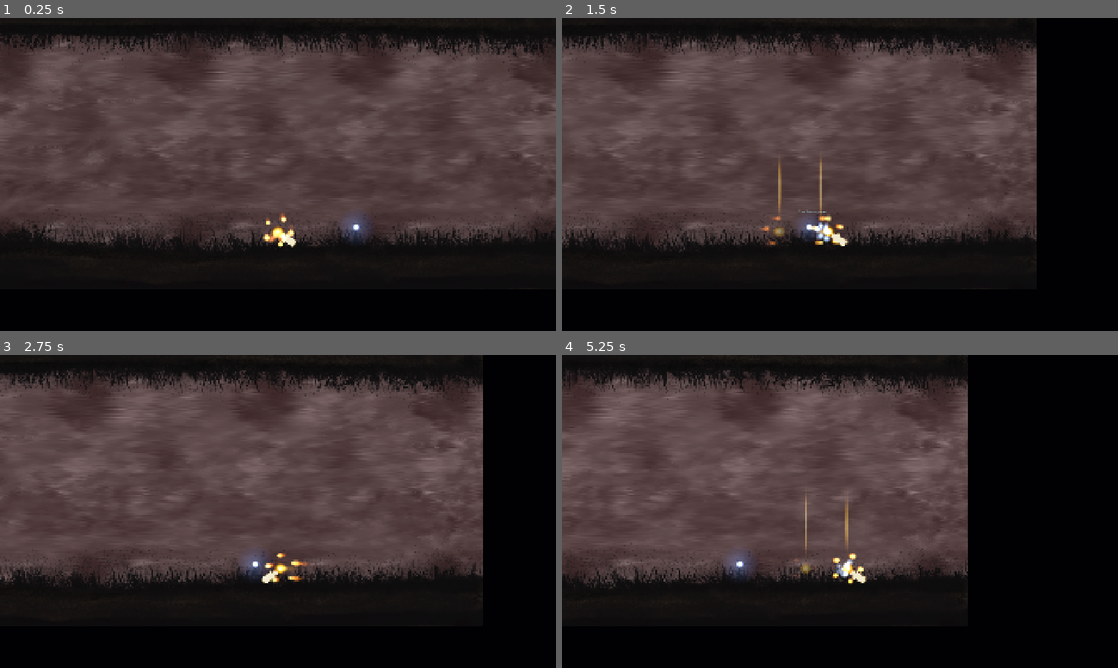
Above: before the commit, frames 1-4 (two rows, left to right).
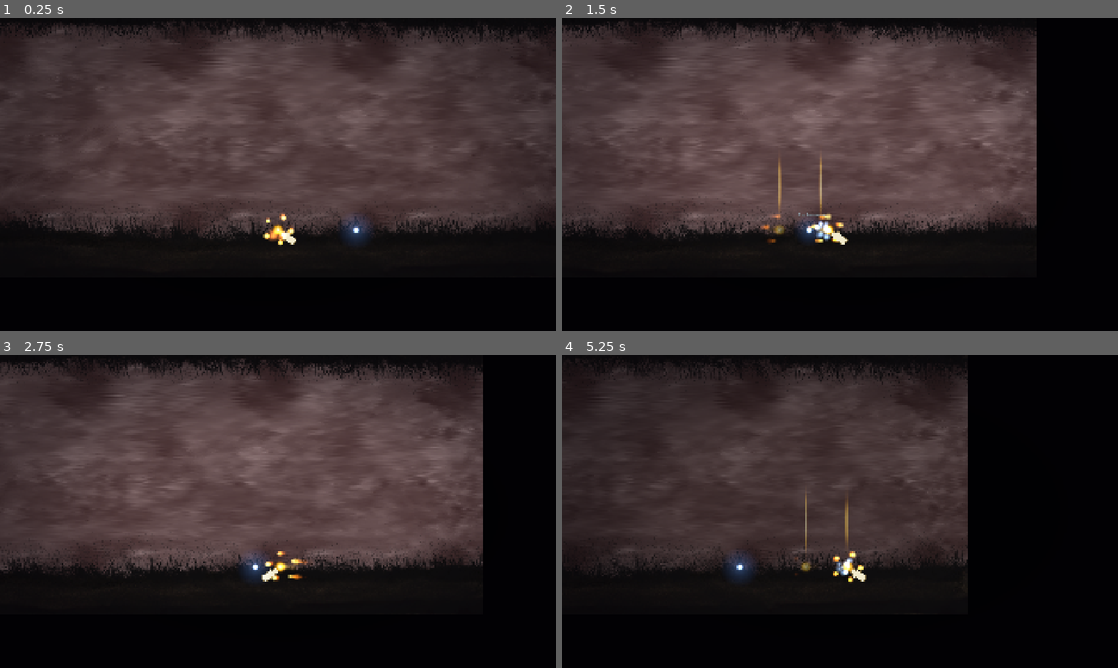
Above: after the commit, the same moments.

Repository: Ito-x/Zell
Game: Godot game, scene res://scenes/world/LesYeux.tscn
Two runs of this game, one before a commit and one after it. Both use one fixed random seed, a clock stepped at 60 frames per second and the inputs below.
Inputs (mouse positions are in pixels of both pictures, inside the frame that each line leads up to):
- Up to frame 1 (0.25 s): no input
- Up to frame 2 (1.5 s): tap Enter at 0.5 s; move the mouse to (962, 158) at 0.52 s; hold D (move_right) from 0.53 s (still down); click (962, 158) at 0.6 s; tap Space (jump) at 0.77 s; move the mouse to (728, 190) at 1.27 s; right-click (728, 190) at 1.35 s
- Up to frame 3 (2.75 s): tap Space (jump) at 1.52 s; move the mouse to (333, 442) at 2.02 s; release D (move_right) at 2.03 s; hold A (move_left) from 2.03 s (still down); tap E (interact) at 2.1 s
- Up to frame 4 (5.25 s): move the mouse to (812, 574) at 2.77 s; release A (move_left) at 2.78 s; hold D (move_right) 2.78-4.28 s; tap S (look_down) at 2.85 s; tap Space (jump) at 3.02, 3.77, 4.52 s; move the mouse to (1006, 558) at 3.52 s; hold W (look_up) 3.53-4.28 s; move the mouse to (673, 464) at 4.27 s; hold A (move_left) 4.28-5.03 s; click (673, 464) at 4.35 s; move the mouse to (867, 511) at 5.02 s; hold D (move_right) from 5.03 s (still down); right-click (867, 511) at 5.1 s

The runs differ from the first frame. In frame 1, 14% of the frame differs, in the area x 0-100%, y 0-87%; in frame 2, 11%; in frame 3, 12%; in frame 4, 31%, in the area x 0-73%, y 0-75%.

Commit message:
feat(LesYeux): step 2 — sink collisions, sillage cils, respiration ++, vignette
- Collisions sol/plafond abaissees: Zell s'enfonce dans les cils peints
- flesh_breathing: + sillage du joueur (decalage UV horizontal sur le
  noir des cils, autour de player_pos) + balancement ambiant; respiration
  chair amplifiee (speed/uv/bright) et plus visible
- BackgroundFlesh.gd: transmet la position de Zell en UV au shader
- vignette.gdshader: brume sombre radiale translucide (CanvasLayer plein
  ecran) pour la profondeur, sans ecraser chair/cils
- verifie: import headless exit 0 + capture d'ecran

Co-Authored-By: Claude Opus 4.7 <noreply@anthropic.com>

Diff:
--- a/assets/shaders/flesh_breathing.gdshader
+++ b/assets/shaders/flesh_breathing.gdshader
@@ -1,38 +1,55 @@
 // flesh_breathing.gdshader
-// Effet de respiration organique pour le fond de chair de la zone Les Yeux.
+// Fond de chair de la zone Les Yeux (image unique : chair + cils noirs intégrés).
 //
-// Une seule texture (le dessin contient déjà chair + cadre noir/cils).
-// La CHAIR respire : léger zoom UV + modulation de luminosité, lents, via TIME.
-// Le NOIR (cils / cadre) reste NET et pur : on le détecte par sa luminance et
-// on n'y applique ni le zoom UV ni la modulation de luminosité.
+//  - Tâche 3 : la CHAIR respire (zoom UV + luminosité, via TIME), de façon
+//    visible mais douce.
+//  - Tâche 2 : les CILS (zones noires) ondulent légèrement en continu, et
+//    s'écartent de Zell à son passage (sillage), via un décalage d'UV horizontal.
+//  - Le noir reste net : détecté par sa luminance (masque "grass").
 shader_type canvas_item;
 
-uniform float breath_speed : hint_range(0.0, 2.0) = 0.25;   // vitesse de la respiration
-uniform float uv_amount : hint_range(0.0, 0.1) = 0.012;     // amplitude du zoom (UV)
-uniform float bright_amount : hint_range(0.0, 0.5) = 0.10;  // amplitude de luminosité
-uniform float flesh_threshold : hint_range(0.0, 0.5) = 0.06;// en dessous = considéré noir
+// --- Respiration (chair) ---
+uniform float breath_speed : hint_range(0.0, 3.0) = 0.8;
+uniform float uv_amount : hint_range(0.0, 0.15) = 0.035;    // amplitude du zoom UV
+uniform float bright_amount : hint_range(0.0, 0.6) = 0.20;  // amplitude de luminosité
+
+// --- Séparation chair / noir ---
+uniform float flesh_threshold : hint_range(0.0, 0.5) = 0.06;
 uniform float flesh_softness : hint_range(0.001, 0.3) = 0.08;
 
-float luminance(vec3 c) {
-	return dot(c, vec3(0.299, 0.587, 0.114));
-}
+// --- Cils : balancement ambiant + sillage du joueur ---
+// player_pos est en UV [0..1] (fourni par BackgroundFlesh.gd) ; hors-champ par défaut.
+uniform vec2 player_pos = vec2(-1.0, -1.0);
+uniform float wake_radius : hint_range(0.0, 0.5) = 0.10;    // portée du sillage (UV)
+uniform float wake_strength : hint_range(0.0, 0.2) = 0.03;  // écartement max (UV)
+uniform float sway_speed : hint_range(0.0, 4.0) = 1.2;
+uniform float sway_amount : hint_range(0.0, 0.05) = 0.004;
+
+float luminance(vec3 c) { return dot(c, vec3(0.299, 0.587, 0.114)); }
 
 void fragment() {
-	// Onde lente 0→1→0
 	float pulse = 0.5 + 0.5 * sin(TIME * breath_speed);
 
-	// Masque chair : 1 sur la chair (claire), 0 sur le noir (cils/cadre).
-	// Échantillonné à l'UV d'origine => le bord noir reste parfaitement net.
+	// Masque échantillonné à l'UV d'origine => bords nets.
 	vec3 base = texture(TEXTURE, UV).rgb;
 	float flesh = smoothstep(flesh_threshold, flesh_threshold + flesh_softness, luminance(base));
+	float grass = 1.0 - flesh; // 1 sur le noir (cils), 0 sur la chair
 
-	// Zoom UV très léger autour du centre, appliqué seulement là où il y a de la chair.
+	// 1) Respiration : zoom UV doux, sur la chair seulement.
 	vec2 breath_uv = (UV - 0.5) * (1.0 - uv_amount * pulse) + 0.5;
 	vec2 final_uv = mix(UV, breath_uv, flesh);
 
+	// 2) Cils : balancement ambiant + sillage qui s'écarte de Zell.
+	float sway = sin(UV.x * 40.0 + TIME * sway_speed) * sway_amount;
+	float dist = distance(UV, player_pos);
+	float infl = smoothstep(wake_radius, 0.0, dist);          // 1 près du joueur
+	float dir = sign(UV.x - player_pos.x);                    // pousse à l'opposé
+	float wake = dir * wake_strength * infl;
+	final_uv.x += (sway + wake) * grass;
+
 	vec3 col = texture(TEXTURE, final_uv).rgb;
 
-	// Modulation de luminosité ±bright_amount, uniquement sur la chair.
+	// Luminosité qui respire, chair seulement (le noir reste noir).
 	col *= 1.0 + bright_amount * (pulse - 0.5) * 2.0 * flesh;
 
 	COLOR = vec4(col, 1.0);
--- /dev/null
+++ b/assets/shaders/vignette.gdshader
@@ -0,0 +1,21 @@
+// vignette.gdshader
+// Brume sombre / vignette d'ambiance (Tâche 4).
+// Transparente au centre, s'assombrit doucement vers les bords pour la profondeur.
+// Reste translucide (alpha modéré) => n'écrase pas la chair ni les cils.
+// À mettre sur un ColorRect plein écran, dans un CanvasLayer au-dessus de la scène.
+shader_type canvas_item;
+
+uniform vec4 fog_color : source_color = vec4(0.015, 0.008, 0.025, 1.0);
+uniform float strength : hint_range(0.0, 1.0) = 0.40;   // opacité max aux coins
+uniform float inner : hint_range(0.0, 1.5) = 0.45;      // rayon début d'assombrissement
+uniform float outer : hint_range(0.0, 1.5) = 1.15;      // rayon opacité max
+uniform float pulse_speed : hint_range(0.0, 1.0) = 0.05;
+
+void fragment() {
+	// r = 0 au centre, ~1.41 aux coins.
+	float r = length(UV - 0.5) * 2.0;
+	// Respiration très lente de la brume.
+	float breathe = 0.92 + 0.08 * sin(TIME * pulse_speed * 6.2831853);
+	float v = smoothstep(inner, outer, r) * breathe;
+	COLOR = vec4(fog_color.rgb, v * strength);
+}
--- /dev/null
+++ b/scenes/world/BackgroundFlesh.gd
@@ -0,0 +1,29 @@
+extends Sprite2D
+class_name BackgroundFlesh
+
+## Lie la position du joueur au shader du fond de chair (flesh_breathing.gdshader)
+## pour le sillage dans les cils. On transmet la position de Zell convertie en
+## coordonnées UV [0..1] de la texture, avec un léger lissage (retour doux à l'idle).
+
+@export var player_path: NodePath
+@export var follow_speed: float = 10.0
+
+var _player: Node2D
+var _tex_size: Vector2 = Vector2.ONE
+var _uv := Vector2(-1.0, -1.0)
+
+func _ready() -> void:
+	_player = get_node_or_null(player_path) as Node2D
+	if texture != null:
+		_tex_size = texture.get_size()
+
+func _process(delta: float) -> void:
+	var mat := material as ShaderMaterial
+	if mat == null or _player == null:
+		return
+	# to_local annule la position ET l'échelle du sprite => coords en pixels natifs
+	# centrés, qu'on ramène en UV.
+	var local := to_local(_player.global_position)
+	var target := local / _tex_size + Vector2(0.5, 0.5)
+	_uv = _uv.lerp(target, clamp(delta * follow_speed, 0.0, 1.0))
+	mat.set_shader_parameter("player_pos", _uv)
--- a/scenes/world/LesYeux.tscn
+++ b/scenes/world/LesYeux.tscn
@@ -1,9 +1,11 @@
-[gd_scene load_steps=9 format=3 uid="uid://de2yq6uqt4q41"]
+[gd_scene load_steps=12 format=3 uid="uid://de2yq6uqt4q41"]
 
 [ext_resource type="PackedScene" path="res://scenes/player/Player.tscn" id="1_player"]
 [ext_resource type="Texture2D" path="res://assets/raw_art/prem_graph.png" id="2_art"]
 [ext_resource type="Shader" path="res://assets/shaders/flesh_breathing.gdshader" id="3_breath"]
 [ext_resource type="PackedScene" path="res://scenes/world/Neurone.tscn" id="4_neurone"]
+[ext_resource type="Shader" path="res://assets/shaders/vignette.gdshader" id="5_vignette"]
+[ext_resource type="Script" path="res://scenes/world/BackgroundFlesh.gd" id="6_bgflesh"]
 
 [sub_resource type="Environment" id="Environment_yeux"]
 background_mode = 0
@@ -14,11 +16,24 @@
 
 [sub_resource type="ShaderMaterial" id="Mat_breath"]
 shader = ExtResource("3_breath")
-shader_parameter/breath_speed = 0.25
-shader_parameter/uv_amount = 0.012
-shader_parameter/bright_amount = 0.1
+shader_parameter/breath_speed = 0.8
+shader_parameter/uv_amount = 0.035
+shader_parameter/bright_amount = 0.2
 shader_parameter/flesh_threshold = 0.06
 shader_parameter/flesh_softness = 0.08
+shader_parameter/player_pos = Vector2(-1, -1)
+shader_parameter/wake_radius = 0.1
+shader_parameter/wake_strength = 0.03
+shader_parameter/sway_speed = 1.2
+shader_parameter/sway_amount = 0.004
+
+[sub_resource type="ShaderMaterial" id="Mat_vignette"]
+shader = ExtResource("5_vignette")
+shader_parameter/fog_color = Color(0.015, 0.008, 0.025, 1)
+shader_parameter/strength = 0.4
+shader_parameter/inner = 0.45
+shader_parameter/outer = 1.15
+shader_parameter/pulse_speed = 0.05
 
 [sub_resource type="RectangleShape2D" id="Shape_sol"]
 size = Vector2(6000, 200)
@@ -37,21 +52,34 @@
 material = SubResource("Mat_breath")
 position = Vector2(0, 25)
 scale = Vector2(0.85, 0.85)
+script = ExtResource("6_bgflesh")
+player_path = NodePath("../Player")
 
 [node name="Sol" type="StaticBody2D" parent="."]
-position = Vector2(0, 451)
+position = Vector2(0, 485)
 
 [node name="CollisionShape2D" type="CollisionShape2D" parent="Sol"]
 shape = SubResource("Shape_sol")
 
 [node name="Plafond" type="StaticBody2D" parent="."]
-position = Vector2(0, -452)
+position = Vector2(0, -485)
 
 [node name="CollisionShape2D" type="CollisionShape2D" parent="Plafond"]
 shape = SubResource("Shape_plafond")
 
 [node name="Player" parent="." instance=ExtResource("1_player")]
-position = Vector2(0, 320)
+position = Vector2(0, 360)
 
 [node name="Neurone" parent="." instance=ExtResource("4_neurone")]
-position = Vector2(270, 322)
+position = Vector2(270, 372)
+
+[node name="FogLayer" type="CanvasLayer" parent="."]
+layer = 10
+
+[node name="Vignette" type="ColorRect" parent="FogLayer"]
+material = SubResource("Mat_vignette")
+anchors_preset = 15
+anchor_right = 1.0
+anchor_bottom = 1.0
+grow_horizontal = 2
+grow_vertical = 2
Not shown, added: assets/shaders/vignette.gdshader.uid
Not shown, added: scenes/world/BackgroundFlesh.gd.uid
